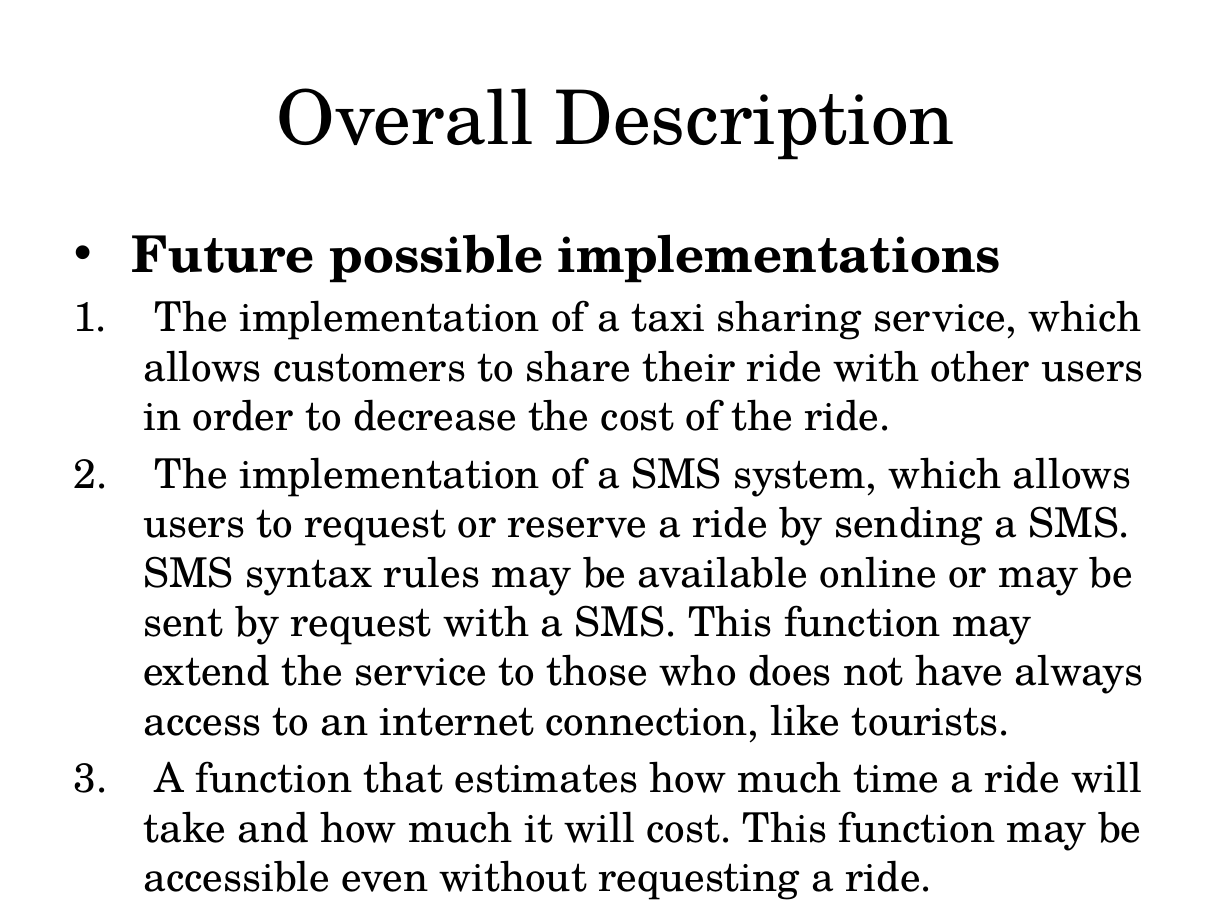
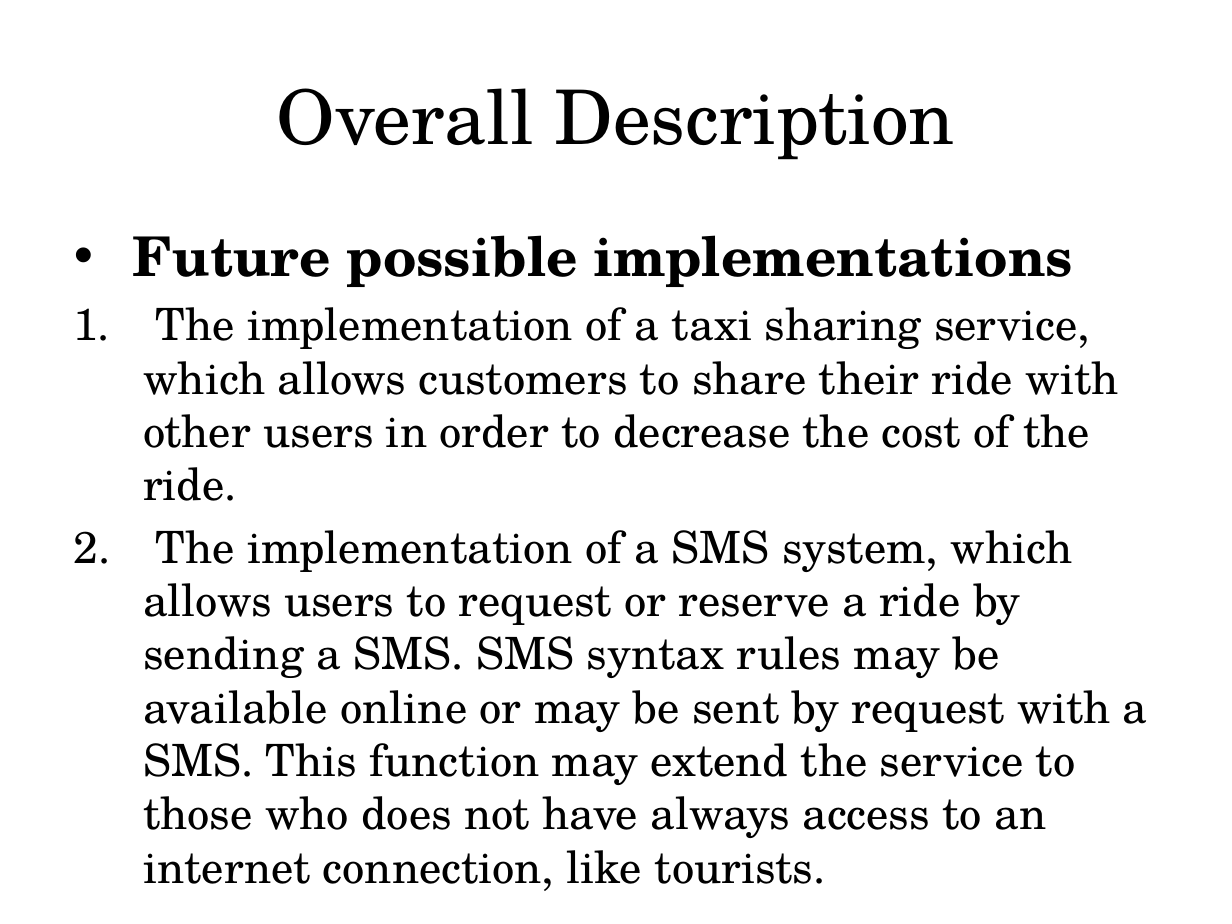
Before and after one commit to MarcoRomani/myTaxyService-SE2-PozziRomani, a slide deck: slide 15 of OtherStuff/Presentation/assumptions + definitions + overall description.pptx. Drawn at 1232x924 pixels with LibreOffice and Linux fonts; fonts in the diff are those of the drawing. Boxes give left, top, right and bottom in pixels: in the first picture for what was removed or moved away, otherwise in the second. Text is boxed around its words. In the diff, an @@ line names an element or a change of style, - is before the commit and + after.

```diff
--- a/OtherStuff/Presentation/assumptions + definitions + overall description.pptx
+++ b/OtherStuff/Presentation/assumptions + definitions + overall description.pptx
@@ text "Future possible implementations" at box(133, 235, 1148, 838): size 29.6 to 32 pt in "Future possible implementations"; size 24.1 to 26 pt @@
@@ text at box(143, 761, 1143, 843): paragraph removed @@
-3. A function that estimates how much time a ride will take and how much it will cost. This function may be accessible even without requesting a ride.
```
Also in this commit, not shown: 2 slides added, 1 slide removed, 4 other files.
